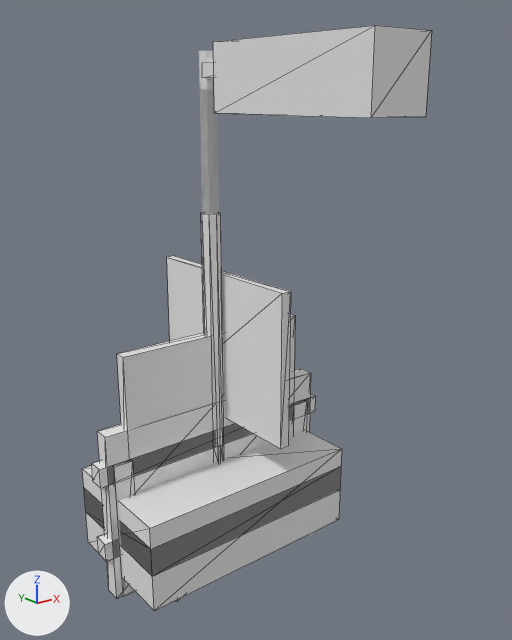
Before and after pictures for a commit that changed the glTF model game/Airside/Assets/Airside/Art/Models/Props/mdl_airfield_props_kit_authored_v01.gltf.
Camera for both pictures: a 50 mm camera at (-2.43, -3.46, 2.95) aimed at (0.04, -0.38, 1.72). Lighting does not change. The marker at lower left points along +X, +Y and +Z. The picture after the commit comes second. Mesh edges are drawn as thin lines on the coarser meshes.

Objects in the first picture: 'baggage_dolly', 'barrier', 'barrier_leg_l', 'barrier_rail', 'dolly_bed', 'sign_board', 'sign_face', 'sign_post', 'sock_fabric', 'sock_pole', 'windsock_pole' and 3 more.
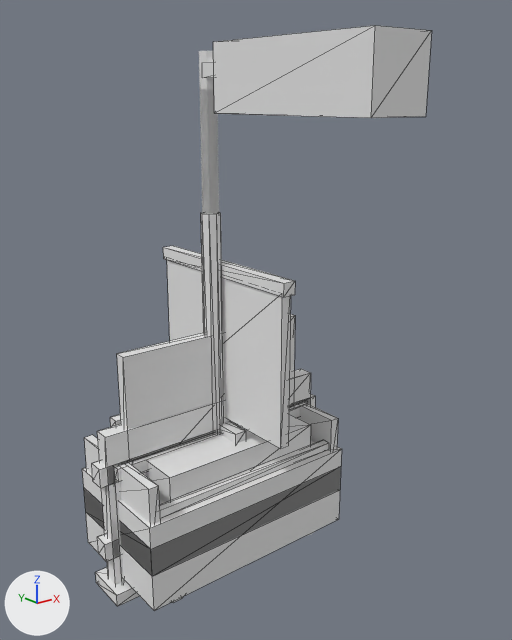
What changed in the scene script:
```text
Add me_dolly_cargo:
    me_dolly_cargo.from_pydata(...)  # a box spanning x -0.55..0.55, y -0.325..0.325, z 0.525..0.875
Add me_dolly_handle:
    me_dolly_handle.from_pydata(...)  # a box spanning x -0.45..0.45, y 0.51..0.59, z 0.81..0.89
Add me_dolly_rail_mid:
    me_dolly_rail_mid.from_pydata(...)  # a box spanning x -0.675..0.675, y -0.375..-0.325, z 0.675..0.725
Add me_dolly_rail_r:
    me_dolly_rail_r.from_pydata(...)  # a box spanning x 0.67..0.73, y -0.4..0.4, z 0.5..0.9
Add me_dolly_rail_l:
    me_dolly_rail_l.from_pydata(...)  # a box spanning x -0.73..-0.67, y -0.4..0.4, z 0.5..0.9
Add me_sign_brace:
    me_sign_brace.from_pydata(...)  # a box spanning x 0.0..0.08, y -0.225..0.225, z 0.86..0.94
Add me_sign_cap:
    me_sign_cap.from_pydata(...)  # a box spanning x 0.04..0.12, y -0.625..0.625, z 1.91..1.99
Add me_barrier_foot_l:
    me_barrier_foot_l.from_pydata(...)  # a box spanning x -0.84..-0.56, y -0.14..0.14, z 0.02..0.1
Add me_barrier_stripe:
    me_barrier_stripe.from_pydata(...)  # a box spanning x -0.75..0.75, y -0.08..-0.04, z 0.81..0.89
Add ob_dolly_cargo:
    ob_dolly_cargo = bpy.data.objects.new('dolly_cargo', me_dolly_cargo)
    ob_dolly_cargo.location = (0.0, 0.0, 0.0)
Add ob_dolly_handle:
    ob_dolly_handle = bpy.data.objects.new('dolly_handle', me_dolly_handle)
    ob_dolly_handle.location = (0.0, 0.0, 0.0)
Add ob_dolly_rail_mid:
    ob_dolly_rail_mid = bpy.data.objects.new('dolly_rail_mid', me_dolly_rail_mid)
    ob_dolly_rail_mid.location = (0.0, 0.0, 0.0)
Add ob_dolly_rail_r:
    ob_dolly_rail_r = bpy.data.objects.new('dolly_rail_r', me_dolly_rail_r)
    ob_dolly_rail_r.location = (0.0, 0.0, 0.0)
Add ob_dolly_rail_l:
    ob_dolly_rail_l = bpy.data.objects.new('dolly_rail_l', me_dolly_rail_l)
    ob_dolly_rail_l.location = (0.0, 0.0, 0.0)
Add ob_sign_brace:
    ob_sign_brace = bpy.data.objects.new('sign_brace', me_sign_brace)
    ob_sign_brace.location = (0.0, 0.0, 0.0)
Add ob_sign_cap:
    ob_sign_cap = bpy.data.objects.new('sign_cap', me_sign_cap)
    ob_sign_cap.location = (0.0, 0.0, 0.0)
Add ob_barrier_foot_l:
    ob_barrier_foot_l = bpy.data.objects.new('barrier_foot_l', me_barrier_foot_l)
    ob_barrier_foot_l.location = (0.0, 0.0, 0.0)
Add ob_barrier_stripe:
    ob_barrier_stripe = bpy.data.objects.new('barrier_stripe', me_barrier_stripe)
    ob_barrier_stripe.location = (0.0, 0.0, 0.0)
```

Changed parts and their boxes [x1, y1, x2, y2] in the pictures (512 x 640 px):
'dolly_cargo', added: after [146, 414, 311, 503]
'dolly_rail_mid', added: after [159, 440, 328, 518]
'dolly_rail_l', added: after [84, 435, 160, 525]
'sign_cap', added: after [163, 246, 295, 297]
'dolly_rail_r', added: after [297, 402, 338, 451]
'barrier_foot_l', added: after [95, 567, 139, 606]
'barrier_stripe', added: after [116, 403, 308, 482]
'sign_brace', added: after [220, 421, 246, 443]
'dolly_handle', added: after [110, 414, 121, 427]
'barrier_rail', unchanged, covered by the edit: [92, 394, 315, 488] in both
